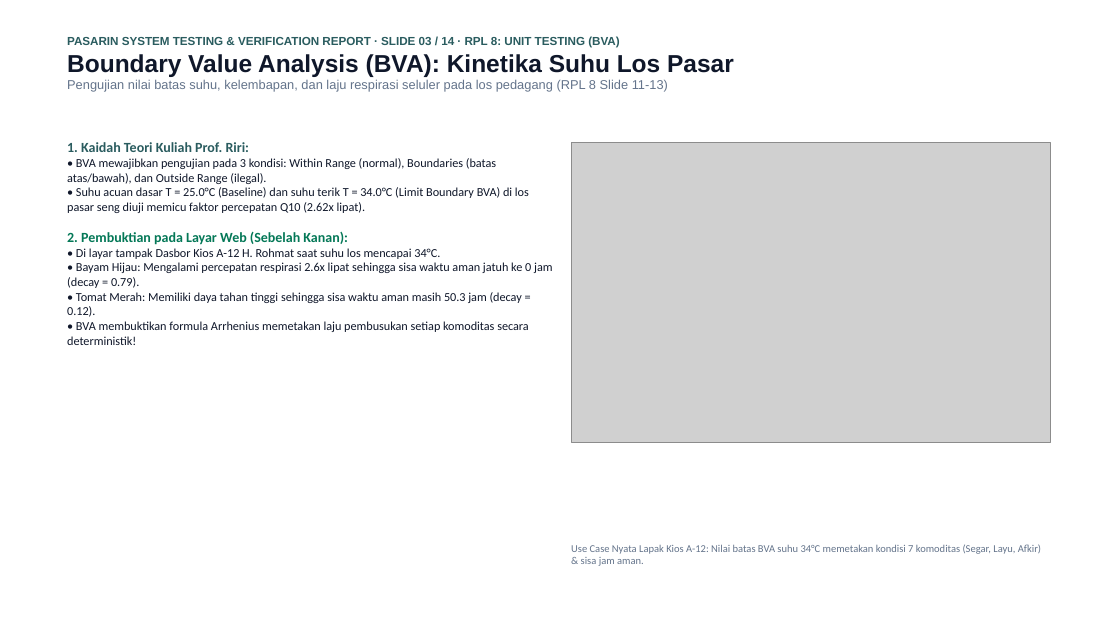
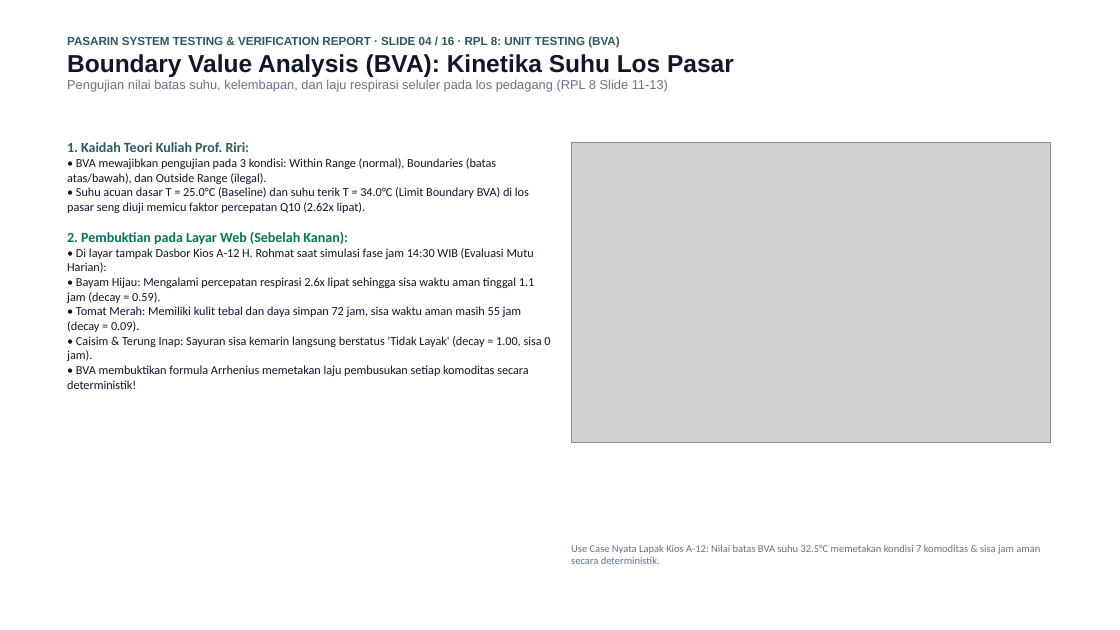
Before and after one commit to mrshlaf/pasarin, a slide deck: slide 4 of LAPORAN_PENGUJIAN_DAN_VERIFIKASI_SISTEM_PASARIN.pptx (slide 3 before the commit). Drawn at 1120x630 pixels with LibreOffice and Linux fonts; fonts in the diff are those of the drawing; grey boxes stand for pictures. Boxes give left, top, right and bottom in pixels: in the first picture for what was removed or moved away, otherwise in the second. Text is boxed around its words. In the diff, an @@ line names an element or a change of style, - is before the commit and + after.

Commit message:
docs(presentation): expand to 16 slides with exact CLI testbench runner, Arrhenius proof, and matched web use-cases

```diff
--- a/LAPORAN_PENGUJIAN_DAN_VERIFIKASI_SISTEM_PASARIN.pptx
+++ b/LAPORAN_PENGUJIAN_DAN_VERIFIKASI_SISTEM_PASARIN.pptx
@@ text at [67, 36, 619, 48]: text changed @@
-PASARIN SYSTEM TESTING & VERIFICATION REPORT · SLIDE 03 / 14 · RPL 8: UNIT TESTING (BVA)
+PASARIN SYSTEM TESTING & VERIFICATION REPORT · SLIDE 04 / 16 · RPL 8: UNIT TESTING (BVA)
@@ text at [67, 248, 550, 389]: text changed @@
-• Di layar tampak Dasbor Kios A-12 H. Rohmat saat suhu los mencapai 34°C.
-• Bayam Hijau: Mengalami percepatan respirasi 2.6x lipat sehingga sisa waktu aman jatuh ke 0 jam (decay = 0.79).
-• Tomat Merah: Memiliki daya tahan tinggi sehingga sisa waktu aman masih 50.3 jam (decay = 0.12).
-• BVA membuktikan formula Arrhenius memetakan laju pembusukan setiap komoditas secara deterministik!
+• Di layar tampak Dasbor Kios A-12 H. Rohmat saat simulasi fase jam 14:30 WIB (Evaluasi Mutu Harian):
+• Bayam Hijau: Mengalami percepatan respirasi 2.6x lipat sehingga sisa waktu aman tinggal 1.1 jam (decay = 0.59).
+• Tomat Merah: Memiliki kulit tebal dan daya simpan 72 jam, sisa waktu aman masih 55 jam (decay = 0.09).
+• Caisim & Terung Inap: Sayuran sisa kemarin langsung berstatus 'Tidak Layak' (decay = 1.00, sisa 0 jam).
+• BVA membuktikan formula Arrhenius memetakan laju pembusukan setiap komoditas secara deterministik!
@@ text at [571, 544, 1040, 564]: text changed @@
-Use Case Nyata Lapak Kios A-12: Nilai batas BVA suhu 34°C memetakan kondisi 7 komoditas (Segar, Layu, Afkir) & sisa jam aman.
+Use Case Nyata Lapak Kios A-12: Nilai batas BVA suhu 32.5°C memetakan kondisi 7 komoditas & sisa jam aman secara deterministik.
```
Also in this commit, not shown: 13 other slides changed, 2 slides added, 5 other files.
